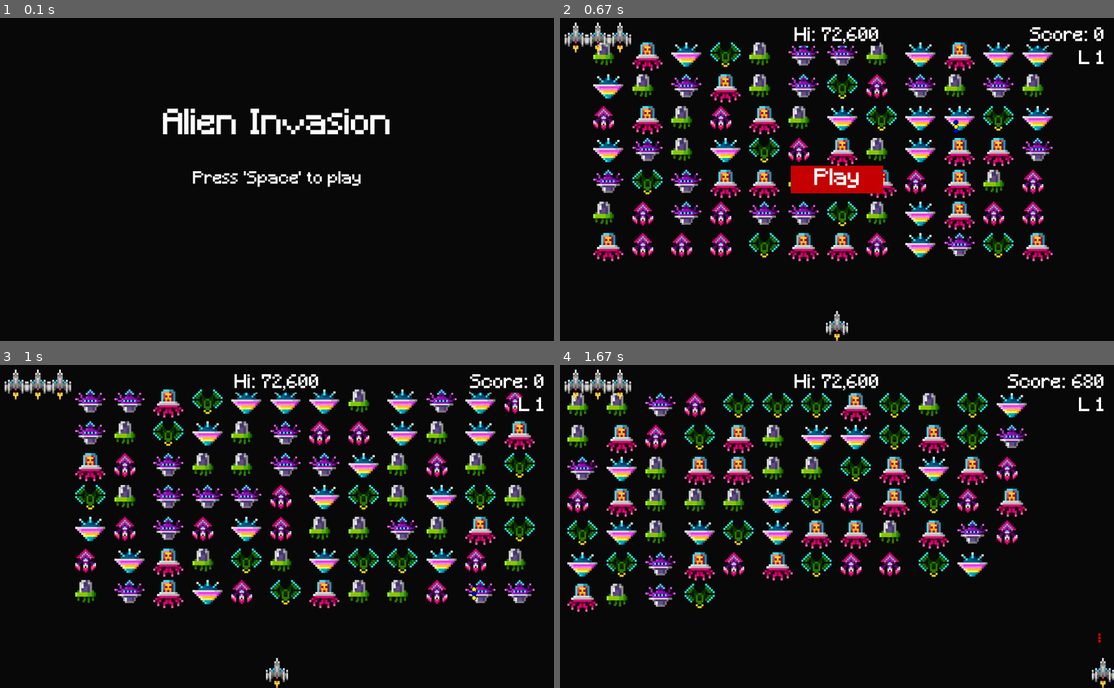
Above: before the commit, frames 1-4 (two rows, left to right).
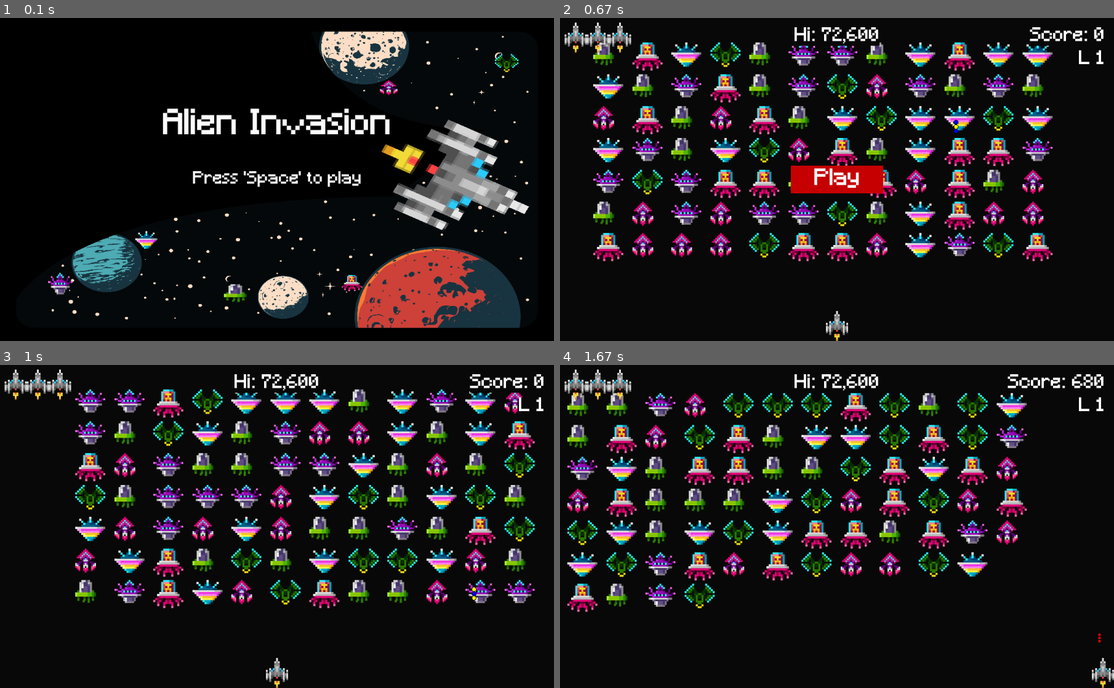
Above: after the commit, the same moments.

Repository: andrewasaleh/Pygame-Space-Invaders
Game: pygame game, started from alien_invasion.py
Two runs of this game, one before a commit and one after it. Both use one fixed random seed, a clock stepped at 60 frames per second and the inputs below.
Inputs:
- Up to frame 1 (0.1 s): no input
- Up to frame 2 (0.67 s): tap Space at 0.33 s
- Up to frame 3 (1 s): click "Play" at 0.72 s
- Up to frame 4 (1.67 s): hold Space 1-1.47 s; hold Right 1-1.47 s; hold Right from 1.5 s (still down); tap Space at 1.57 s

The runs differ from the first frame. In frame 1, 16% of the frame differs, in the area x 8-96%, y 4-96%; in frame 2, nothing differs; in frame 3, nothing differs; in frame 4, nothing differs.

Commit message:
Added launch screen background

Diff:
--- a/alien_invasion.py
+++ b/alien_invasion.py
@@ -14,36 +14,6 @@
 class Game:
   key_velocity = {pg.K_RIGHT: Vector(1, 0), pg.K_LEFT: Vector(-1,  0),
                   pg.K_UP: Vector(0, -1), pg.K_DOWN: Vector(0, 1)}
-
-  def show_launch_screen(self):
-    """Display the launch screen and wait for the player to start the game."""
-    self.screen.fill(self.settings.bg_color)  # Fill the background color
-    # Display the game title
-    title_font = pg.font.Font('font/pixelFont.ttf', 74)  # Use Pygame's default font
-    title_text = title_font.render("Alien Invasion", True, (255, 255, 255))
-    title_rect = title_text.get_rect()
-    title_rect.center = (self.settings.screen_width / 2, self.settings.screen_height / 3)
-    self.screen.blit(title_text, title_rect)
-
-    # Display the prompt to start the game
-    prompt_font = pg.font.Font('font/pixelFont.ttf', 36)
-    prompt_text = prompt_font.render("Press 'Space' to play", True, (255, 255, 255))
-    prompt_rect = prompt_text.get_rect()
-    prompt_rect.center = (self.settings.screen_width / 2, self.settings.screen_height / 2)
-    self.screen.blit(prompt_text, prompt_rect)
-
-    pg.display.flip()  # Update the display to show the launch screen
-
-    # Wait for the player to press 'Space' to start the game
-    waiting = True
-    while waiting:
-        for event in pg.event.get():
-            if event.type == pg.QUIT:
-                pg.quit()
-                sys.exit()
-            elif event.type == pg.KEYDOWN:
-                if event.key == pg.K_SPACE:
-                    waiting = False
 
   def __init__(self):
     pg.init()
@@ -150,6 +120,43 @@
         time.sleep(0.02)
 
 
+  def show_launch_screen(self):
+      """Display the launch screen and wait for the player to start the game."""
+      # Load background image
+      background_image = pg.image.load('images/background.png').convert()
+      # Resize background to fit the screen, if necessary
+      background_image = pg.transform.scale(background_image, (self.settings.screen_width, self.settings.screen_height))
+
+      # Blit the background image
+      self.screen.blit(background_image, (0, 0))
+
+      # Display the game title
+      title_font = pg.font.Font('font/pixelFont.ttf', 74)  # Use Pygame's default font
+      title_text = title_font.render("Alien Invasion", True, (255, 255, 255))
+      title_rect = title_text.get_rect()
+      title_rect.center = (self.settings.screen_width / 2, self.settings.screen_height / 3)
+      self.screen.blit(title_text, title_rect)
+
+      # Display the prompt to start the game
+      prompt_font = pg.font.Font('font/pixelFont.ttf', 36)
+      prompt_text = prompt_font.render("Press 'Space' to play", True, (255, 255, 255))
+      prompt_rect = prompt_text.get_rect()
+      prompt_rect.center = (self.settings.screen_width / 2, self.settings.screen_height / 2)
+      self.screen.blit(prompt_text, prompt_rect)
+
+      pg.display.flip()  # Update the display to show the launch screen
+
+      # Wait for the player to press 'Space' to start the game
+      waiting = True
+      while waiting:
+          for event in pg.event.get():
+              if event.type == pg.QUIT:
+                  pg.quit()
+                  sys.exit()
+              elif event.type == pg.KEYDOWN:
+                  if event.key == pg.K_SPACE:
+                      waiting = False
+
 if __name__ == '__main__':
     g = Game()
     g.show_launch_screen()  # Show the launch screen before starting the game
--- a/ship.py
+++ b/ship.py
@@ -38,7 +38,6 @@
     self.rect = self.image.get_rect()
     self.rect.midbottom = self.screen_rect.midbottom
     self.fire_counter = 0
-    self.sound = Sound()
     self.explosion_spritesheet = Spritesheet('spritesheets/boom.png')
     self.explosion_frames = self.load_explosion_frames()
     self.exploding = False
@@ -86,7 +85,7 @@
       print('Abandon ship! Ship has been hit!')
       # Play explosion sound
       self.sound.play_explosion()
-      time.sleep(0.2)  # You might want to adjust or remove this sleep based on your game's requirements
+      time.sleep(0.2)
       self.stats.ships_left -= 1
       self.sb.prep_ships()
       self.exploding = True
Binary file added: images/background.png
Binary file added: images/play-background.png
